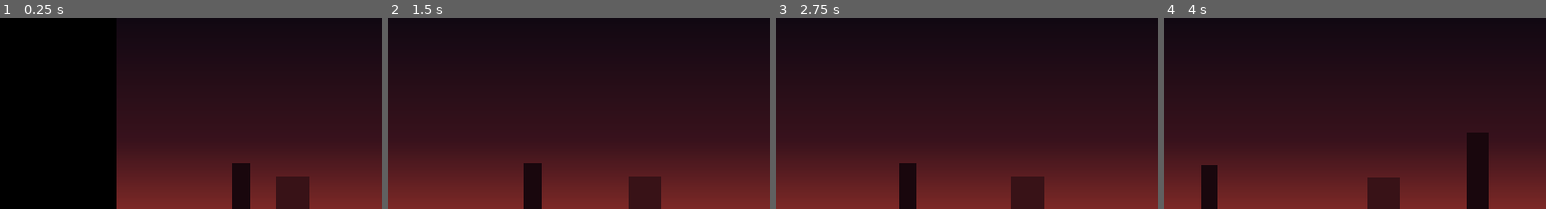
Above: before the commit, frames 1-4 (left to right).
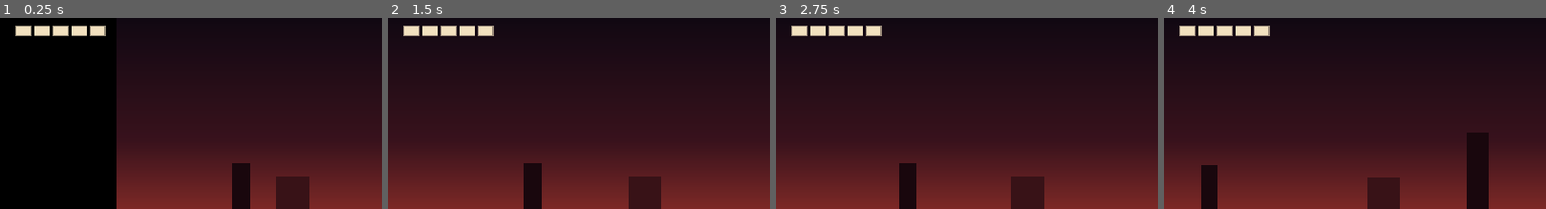
Above: after the commit, the same moments.

Repository: NobleRat/Kill-The-Man
Game: Godot game, scene res://levels/test_level.tscn
Two runs of this game, one before a commit and one after it. Both use one fixed random seed, a clock stepped at 60 frames per second and the inputs below.
Inputs (mouse positions are % of the whole screen's width and height, from its top left):
- Up to frame 1 (0.25 s): no input
- Up to frame 2 (1.5 s): move the mouse to (72, 51) at 0.52 s; hold D (move_right) from 0.53 s (still down); tap J (attack) at 0.6 s; tap Space (jump) at 0.77 s; tap Shift (dash) at 0.8, 1.35 s; move the mouse to (30, 62) at 1.27 s
- Up to frame 3 (2.75 s): tap Space (jump) at 1.52 s; tap J (attack) at 1.55, 2.1 s; move the mouse to (60, 32) at 2.02 s; release D (move_right) at 2.03 s; hold A (move_left) from 2.03 s (still down); tap Shift (dash) at 2.3 s
- Up to frame 4 (4 s): move the mouse to (45, 79) at 2.77 s; release A (move_left) at 2.78 s; hold D (move_right) from 2.78 s (still down); tap Shift (dash) at 2.85, 3.8 s; tap Space (jump) at 3.02, 3.77 s; tap J (attack) at 3.05, 3.6 s; move the mouse to (80, 73) at 3.52 s
The pictures show only the part of the screen within x 0-50%, y 2-52%; the shares and areas given below are measured in that part.

The runs differ from the first frame. In frame 1, 1.1% of the frame differs, in the area x 4-28%, y 4-10%; in frame 2, 1.1%; in frame 3, 1.1%; in frame 4, 1.1%.

Commit message:
მოთამაშის სიცოცხლე და დეშის დროს დაუზიანებლობა
- სიცოცხლე (5) ჩანს ეკრანის ზედა მარცხენა კუთხეში: სავსე/ცარიელი მართკუთხედები.
- მტრის დარტყმა: -1 სიცოცხლე, წამიერი წითელი ციმციმი, უკან გადაგდება
  და 0.8 წამი დაუზიანებლობა (ამ დროს პერსონაჟი ციმციმებს).
- სიცოცხლე რომ გათავდება: პერსონაჟი წითლდება, მართვა ჩერდება
  და 0.8 წამის მერე დონე თავიდან იწყება.
- დეშის დაწყებიდან 0.2 წამი დაუზიანებელია (dash_invincibility_time) —
  დეშით შეიძლება მტრის დარტყმაში გაძრომა.
- მტრის შეჩერება/შერყევა მხოლოდ მაშინ ხდება, როცა დარტყმამ მართლა გაჭრა.
- ყველა რიცხვი Inspector-შია: Player → „სიცოცხლე“ და „დეში“.

Co-Authored-By: Claude Opus 5.5 <noreply@anthropic.com>

Diff:
--- a/enemies/melee_enemy.gd
+++ b/enemies/melee_enemy.gd
@@ -32,9 +32,9 @@
 @export var attack_lunge := 220.0
 ## დასვენება: დარტყმის მერე ამდენ წამს დგას — შენი შანსი, რომ დაარტყა.
 @export var recovery_time := 0.5
-## ზიანი (მოთამაშეს სიცოცხლე ჯერ არ აქვს — ახლა მხოლოდ უკან აგდებს).
+## რამდენ სიცოცხლეს აკლებს მოთამაშეს.
 @export var attack_damage := 1
-## მოთამაშის უკუგდების სიძლიერე (1 = ჩვეულებრივი, ზომები — Player-ის ჯგუფში „მტრის დარტყმა“).
+## მოთამაშის უკუგდების სიძლიერე (1 = ჩვეულებრივი, ზომები — Player-ის ჯგუფში „სიცოცხლე“).
 @export var attack_knockback := 1.0
 ## მოთამაშეს რომ მოხვდება — თამაშის შეჩერება (წამი).
 @export var attack_hitstop := 0.08
@@ -153,9 +153,10 @@
 	if _hit_player:
 		return
 	for body in _hitbox.get_overlapping_bodies():
-		if body.has_method("take_hit"):
+		# take_hit აბრუნებს false-ს, თუ მოთამაშე ამ დროს დაუზიანებელია (მაგ. დეშის დროს) —
+		# მაშინ ჭრა გრძელდება და დეშის დასრულების მერეც შეიძლება მოხვდეს.
+		if body.has_method("take_hit") and body.take_hit(attack_damage, Vector2(_direction, 0.0), attack_knockback):
 			_hit_player = true
-			body.take_hit(attack_damage, Vector2(_direction, 0.0), attack_knockback)
 			Effects.hitstop(attack_hitstop)
 			Effects.shake(attack_shake)
 			return
--- /dev/null
+++ b/player/health_display.gd
@@ -0,0 +1,30 @@
+extends Control
+## მოთამაშის სიცოცხლე ეკრანის ზედა მარცხენა კუთხეში:
+## ერთი მართკუთხედი = ერთი სიცოცხლე, დაკარგული სიცოცხლე — ცარიელი ჩარჩო.
+
+## ერთი უჯრის ზომა (პიქსელი).
+@export var cell_size := Vector2(22.0, 14.0)
+## უჯრებს შორის მანძილი.
+@export var cell_gap := 6.0
+## სავსე უჯრის ფერი.
+@export var full_color := Color(0.95, 0.88, 0.75)
+## დაკარგული სიცოცხლის უჯრის ფერი.
+@export var empty_color := Color(0.0, 0.0, 0.0, 0.5)
+
+var _health := 0
+var _max_health := 0
+
+
+## მოთამაშე იძახებს, როცა სიცოცხლე იცვლება.
+func show_health(health: int, max_health: int) -> void:
+	_health = health
+	_max_health = max_health
+	queue_redraw()
+
+
+func _draw() -> void:
+	for i in _max_health:
+		var rect := Rect2(Vector2(i * (cell_size.x + cell_gap), 0.0), cell_size)
+		draw_rect(rect, full_color if i < _health else empty_color)
+		# ჩარჩო, რომ ცარიელი უჯრაც ჩანდეს.
+		draw_rect(rect, Color(full_color, 0.6), false, 2.0)
--- a/player/player.gd
+++ b/player/player.gd
@@ -1,5 +1,5 @@
 extends CharacterBody2D
-## მოთამაშე: სირბილი, ხტომა (ორმაგიც), დეში (Shift) და მახვილით დარტყმა.
+## მოთამაშე: სირბილი, ხტომა (ორმაგიც), დეში (Shift), მახვილით დარტყმა და სიცოცხლე.
 ##
 ## ქვემოთ მოცემული რიცხვები შეგიძლიათ Inspector-ში შეცვალოთ
 ## (აირჩიეთ Player კვანძი) — კოდში შესვლა არ არის საჭირო.
@@ -59,6 +59,9 @@
 @export var air_dash := true
 ## დეშის ღილაკი ამდენი წამით ადრე დაჭერილიც ჩაითვლება.
 @export var dash_buffer_time := 0.15
+## დეშის დაწყებიდან ამდენ წამს მტრის დარტყმა ვერ გაზიანებს —
+## დეშით შეგიძლია დარტყმაში გაძვრე (0 = გამორთულია; თვითონ დეში dash_time წამს გრძელდება).
+@export var dash_invincibility_time := 0.2
 ## დეშისას სხეული ამდენჯერ იჭიმება სიგრძეში (1 = არ იჭიმება).
 @export_range(1.0, 2.0) var dash_stretch := 1.25
 ## დეშისას სხეული წინ ამდენი გრადუსით იხრება.
@@ -70,20 +73,30 @@
 ## რამდენ წამში ქრება ანარეკლი.
 @export var ghost_fade_time := 0.25
 
-@export_group("მტრის დარტყმა")
+@export_group("სიცოცხლე")
+## სიცოცხლის რაოდენობა (ჩანს ეკრანის ზედა მარცხენა კუთხეში).
+@export_range(1, 20) var max_health := 5
+## მტრის დარტყმის შემდეგ ამდენ წამს ვერაფერი დაგაზიანებს (ამ დროს პერსონაჟი ციმციმებს).
+@export var invincibility_time := 0.8
+## დარტყმისას წითელი ციმციმის ხანგრძლივობა (წამი).
+@export var hurt_flash_time := 0.25
+## დარტყმის ციმციმის ფერი.
+@export var hurt_flash_color := Color(1.0, 0.15, 0.1)
 ## მტრის დარტყმისას რა სიჩქარით გადაიწევს უკან.
-## (სიცოცხლე ჯერ არ არის — დარტყმა მხოლოდ უკან აგდებს.)
 @export var hurt_knockback_speed := 420.0
 ## მტრის დარტყმისას რამდენად ახტება ზემოთ.
 @export var hurt_knockback_hop := 500.0
 ## დარტყმის შემდეგ ამდენ წამს სირბილს და დეშს ვერ მართავ.
 @export var hurt_stun_time := 0.25
+## სიცოცხლე რომ გაგითავდება, ამდენი წამის მერე იწყება დონე თავიდან.
+@export var death_restart_delay := 0.8
 
 @export_group("სხვა")
 ## ამ სიღრმეზე ჩავარდნისას მოთამაშე საწყის ადგილას ბრუნდება.
 @export var fall_limit := 1300.0
 
 const AFTERIMAGE := preload("res://effects/afterimage.gd")
+const HealthDisplay := preload("res://player/health_display.gd")
 const DASH_DUST := preload("res://effects/dash_dust.tscn")
 const JUMP_PUFF := preload("res://effects/jump_puff.tscn")
 ## დეშის შემდეგ სხეული ამდენ წამში სწორდება.
@@ -92,6 +105,9 @@
 const AIR_JUMP_POSE_RECOVERY := 0.2
 ## W და Space ამ დროის შიგნით თუ დააჭირე, ეს „ერთად დაჭერაა“ — ერთი ხტომა, არა ორმაგი.
 const SIMULTANEOUS_PRESS_TIME := 0.1
+## დარტყმის შემდგომი დაუზიანებლობისას ციმციმი: რამდენ წამში ერთხელ ქრება და რამდენად.
+const BLINK_INTERVAL := 0.07
+const BLINK_OPACITY := 0.3
 
 var _coyote_timer := 0.0
 var _jump_buffer_timer := 0.0
@@ -115,25 +131,48 @@
 var _dash_pose := 0.0
 ## მტრის დარტყმის შემდეგ მართვის დაბრუნებამდე დარჩენილი დრო.
 var _hurt_timer := 0.0
+var _health := 0
+## დარტყმის შემდგომი დაუზიანებლობიდან დარჩენილი დრო.
+var _hurt_invincible_timer := 0.0
+## დეშის დაუზიანებლობიდან დარჩენილი დრო.
+var _dash_invincible_timer := 0.0
+## true — სიცოცხლე გაუთავდა, დონე მალე თავიდან დაიწყება.
+var _dead := false
+var _flash_tween: Tween
 
 @onready var _visual: Node2D = $Visual
 @onready var _sword: Sword = $Visual/Sword
+@onready var _material: ShaderMaterial = $Visual.material
+@onready var _health_display: HealthDisplay = $HUD/HealthDisplay
 
 
 func _ready() -> void:
 	# მტრები მოთამაშეს ამ ჯგუფით პოულობენ.
 	add_to_group("player")
 	_spawn_position = global_position
+	_health = max_health
+	_health_display.show_health(_health, max_health)
+	_material.set_shader_parameter("flash_color", hurt_flash_color)
 	_sword.swing_started.connect(_on_sword_swing_started)
 	_sword.turn_requested.connect(_on_sword_turn_requested)
 
 
 # ეს ფუნქცია წამში 60-ჯერ ეშვება და ყოველ ჯერზე მოძრაობას ითვლის.
 func _physics_process(delta: float) -> void:
+	if _dead:
+		# სიცოცხლე გაუთავდა: მართვა აღარ მუშაობს, მხოლოდ ეცემა და ჩერდება.
+		_apply_gravity(delta)
+		if is_on_floor():
+			velocity.x = move_toward(velocity.x, 0.0, friction * delta)
+		move_and_slide()
+		return
+
 	if Input.is_action_just_pressed("attack"):
 		_sword.request_attack()
 
 	_hurt_timer -= delta
+	_hurt_invincible_timer -= delta
+	_dash_invincible_timer -= delta
 	_handle_dash(delta)
 	# დეშის დროს სიმძიმე არ მოქმედებს — პირდაპირ ხაზზე მივფრინავთ.
 	if not _is_dashing():
@@ -146,6 +185,7 @@
 	if _is_dashing() and is_on_wall():
 		_end_dash()
 	_update_pose(delta)
+	_update_blink()
 
 	if global_position.y > fall_limit:
 		_respawn()
@@ -271,6 +311,7 @@
 		_facing = signf(direction)
 	_dash_direction = _facing
 	_dash_timer = dash_time
+	_dash_invincible_timer = dash_invincibility_time
 	_dash_pose = 1.0
 	_sword.locked = true
 	velocity = Vector2(_dash_direction * dash_speed, 0.0)
@@ -334,13 +375,57 @@
 		velocity.x = _facing * lunge_speed
 
 
-## მტერი იძახებს, როცა მოთამაშეს მოხვდება. `direction` — დარტყმის მიმართულება.
-## სიცოცხლე ჯერ არ არის, ამიტომ `damage` ჯერ არაფერს აკლებს — მოთამაშე მხოლოდ უკან ვარდება.
-func take_hit(_damage: int, direction: Vector2, knockback := 1.0) -> void:
+## მტერი იძახებს, როცა მოთამაშეს მოხვდება. `damage` — რამდენ სიცოცხლეს აკლებს,
+## `direction` — დარტყმის მიმართულება. აბრუნებს true-ს, თუ დარტყმამ გაჭრა,
+## false-ს — თუ მოთამაშე ამ დროს დაუზიანებელი იყო (დარტყმის შემდეგ ან დეშის დროს).
+func take_hit(damage: int, direction: Vector2, knockback := 1.0) -> bool:
+	if _dead or is_invincible():
+		return false
+	_health = maxi(_health - damage, 0)
+	_health_display.show_health(_health, max_health)
+	_flash()
+
 	if _is_dashing():
 		_end_dash()
 	velocity = Vector2(direction.x * hurt_knockback_speed, -hurt_knockback_hop) * knockback
 	_hurt_timer = hurt_stun_time
+	_hurt_invincible_timer = invincibility_time
+
+	if _health <= 0:
+		_die()
+	return true
+
+
+## true — ახლა ვერაფერი დააზიანებს.
+func is_invincible() -> bool:
+	return _hurt_invincible_timer > 0.0 or _dash_invincible_timer > 0.0
+
+
+func _die() -> void:
+	_dead = true
+	_hurt_invincible_timer = 0.0
+	_update_blink()
+	# მთლიანად წითლდება და ასე რჩება.
+	if _flash_tween:
+		_flash_tween.kill()
+	_material.set_shader_parameter("flash_amount", 1.0)
+	# შეჩერებაც (hitstop) არ აჩქარებს/ანელებს ამ ლოდინს — ნამდვილი წამებია.
+	await get_tree().create_timer(death_restart_delay, true, false, true).timeout
+	get_tree().reload_current_scene()
+
+
+# დარტყმისას წამიერად წითლდება.
+func _flash() -> void:
+	if _flash_tween:
+		_flash_tween.kill()
+	_flash_tween = create_tween()
+	_flash_tween.tween_property(_material, "shader_parameter/flash_amount", 0.0, hurt_flash_time).from(1.0)
+
+
+# დარტყმის შემდეგ, სანამ დაუზიანებელია, პერსონაჟი ციმციმებს.
+func _update_blink() -> void:
+	var faded := _hurt_invincible_timer > 0.0 and fmod(_hurt_invincible_timer, BLINK_INTERVAL * 2.0) < BLINK_INTERVAL
+	_visual.modulate.a = BLINK_OPACITY if faded else 1.0
 
 
 func _respawn() -> void:
--- a/player/player.tscn
+++ b/player/player.tscn
@@ -2,12 +2,22 @@
 
 [ext_resource type="Script" path="res://player/player.gd" id="1_player"]
 [ext_resource type="Script" path="res://player/sword.gd" id="2_sword"]
+[ext_resource type="Shader" path="res://effects/flash.gdshader" id="3_flash"]
+[ext_resource type="Script" path="res://player/health_display.gd" id="4_health"]
 
 [sub_resource type="RectangleShape2D" id="RectangleShape2D_body"]
 size = Vector2(28, 64)
 
 [sub_resource type="RectangleShape2D" id="RectangleShape2D_hitbox"]
 size = Vector2(60, 92)
+
+[sub_resource type="ShaderMaterial" id="ShaderMaterial_flash"]
+resource_local_to_scene = true
+shader = ExtResource("3_flash")
+shader_parameter/flash_amount = 0.0
+shader_parameter/flash_color = Color(1, 0.15, 0.1, 1)
+shader_parameter/tint_amount = 0.0
+shader_parameter/tint_color = Color(1, 0, 0, 1)
 
 [node name="Player" type="CharacterBody2D"]
 collision_layer = 2
@@ -18,12 +28,15 @@
 shape = SubResource("RectangleShape2D_body")
 
 [node name="Visual" type="Node2D" parent="."]
+material = SubResource("ShaderMaterial_flash")
 
 [node name="Sword" type="Node2D" parent="Visual"]
+use_parent_material = true
 position = Vector2(6, -32)
 script = ExtResource("2_sword")
 
 [node name="Blade" type="Polygon2D" parent="Visual/Sword"]
+use_parent_material = true
 color = Color(0, 0, 0, 1)
 polygon = PackedVector2Array(-6, -1.5, 0, -1.5, 0, -5, 3, -5, 3, -2, 38, -2, 44, 0, 38, 2, 3, 2, 3, 5, 0, 5, 0, 1.5, -6, 1.5)
 
@@ -37,14 +50,17 @@
 shape = SubResource("RectangleShape2D_hitbox")
 
 [node name="Body" type="Polygon2D" parent="Visual"]
+use_parent_material = true
 color = Color(0, 0, 0, 1)
 polygon = PackedVector2Array(-15, -44, 15, -44, 15, 0, -15, 0)
 
 [node name="Head" type="Polygon2D" parent="Visual"]
+use_parent_material = true
 color = Color(0, 0, 0, 1)
 polygon = PackedVector2Array(-10, -64, 10, -64, 10, -44, -10, -44)
 
 [node name="Eye" type="Polygon2D" parent="Visual"]
+use_parent_material = true
 color = Color(1, 0.9, 0.75, 1)
 polygon = PackedVector2Array(3, -57, 9, -57, 9, -53, 3, -53)
 
@@ -53,3 +69,15 @@
 process_callback = 0
 position_smoothing_enabled = true
 position_smoothing_speed = 5.0
+
+[node name="HUD" type="CanvasLayer" parent="."]
+
+[node name="HealthDisplay" type="Control" parent="HUD"]
+layout_mode = 3
+anchors_preset = 0
+offset_left = 24.0
+offset_top = 24.0
+offset_right = 184.0
+offset_bottom = 38.0
+mouse_filter = 2
+script = ExtResource("4_health")
Not shown, added: enemies/melee_enemy.gd.uid
Not shown, added: player/health_display.gd.uid
